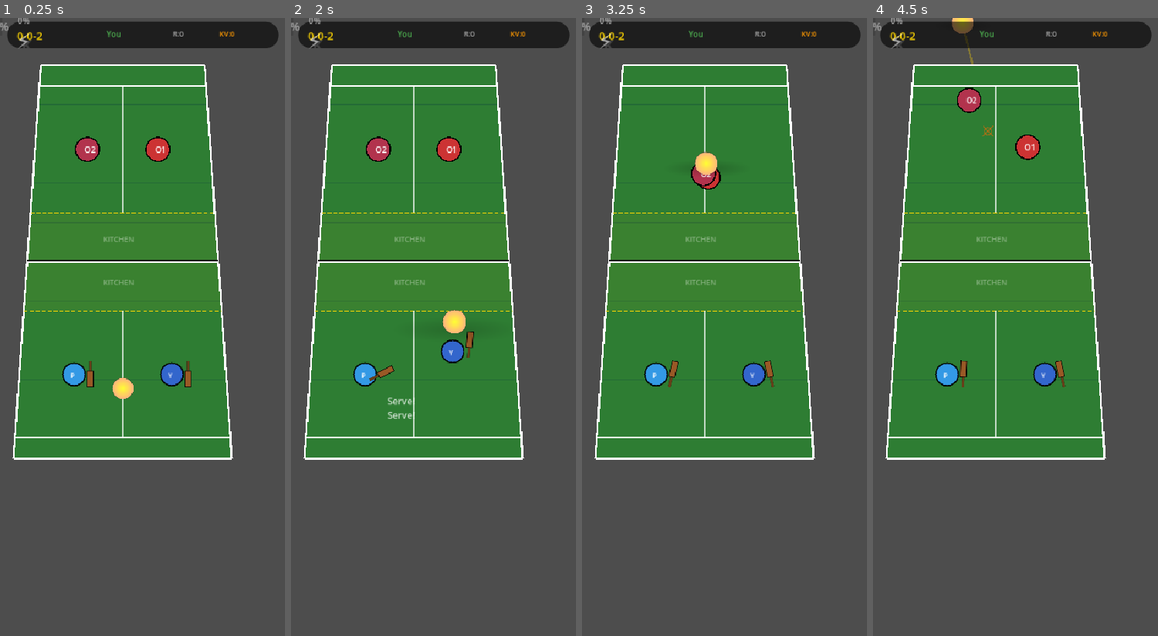
Above: before the commit, frames 1-4 (left to right).
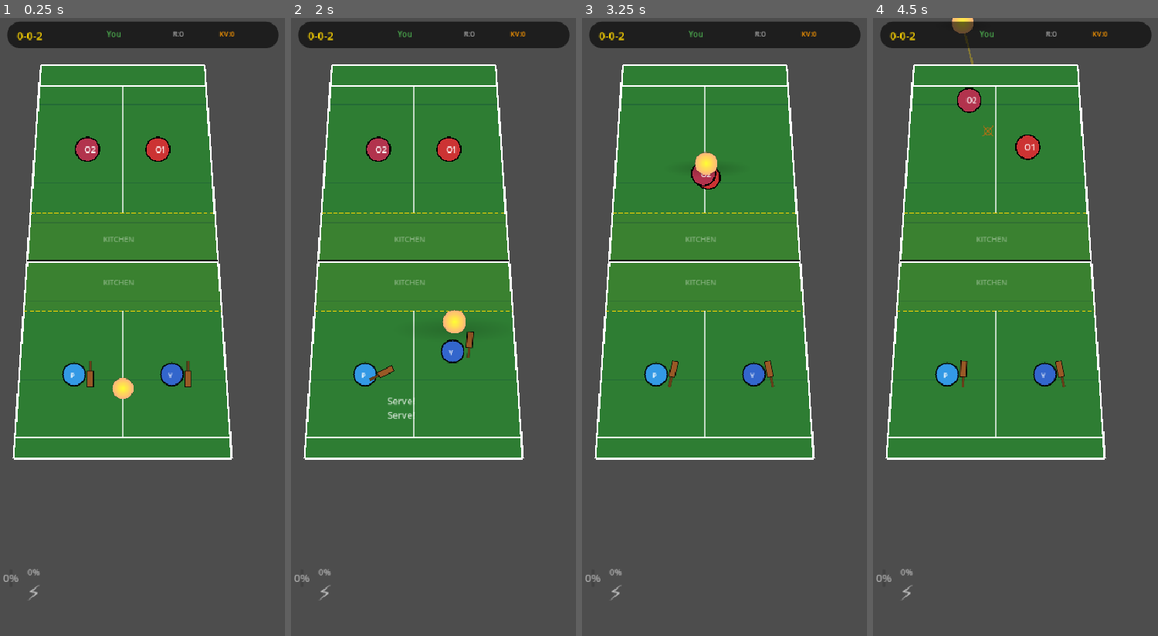
Above: after the commit, the same moments.

Repository: PranavMall/pickle-mvp-mobile
Game: Godot game, scene res://scenes/main/Main.tscn
Two runs of this game, one before a commit and one after it. Both use one fixed random seed, a clock stepped at 60 frames per second and the inputs below.
Inputs (mouse positions are in pixels of both pictures, inside the frame that each line leads up to):
- Up to frame 1 (0.25 s): no input
- Up to frame 2 (2 s): tap Enter at 0.5 s; move the mouse to (496, 296) at 0.52 s; click (496, 296) at 0.67 s; tap Space at 1.25 s; drag from (376, 357) to (322, 129) at 1.27 s
- Up to frame 3 (3.25 s): move the mouse to (753, 191) at 2.02 s; click (753, 191) at 2.17 s; drag from (710, 450) to (624, 320) at 2.77 s
- Up to frame 4 (4.5 s): move the mouse to (1101, 419) at 3.52 s; click (1101, 419) at 3.67 s; drag from (930, 234) to (904, 129) at 4.27 s

The runs differ from the first frame. In frame 1, 0.2% of the frame differs, in the area x 0-15%, y 0-95%; in frame 2, 0.2%; in frame 3, 0.2%; in frame 4, 0.2%.

Commit message:
Day 5 Final updates - 02nd Oct

Diff:
--- a/scenes/main/Main.tscn
+++ b/scenes/main/Main.tscn
@@ -81,9 +81,18 @@
 offset_bottom = 23.0
 
 [node name="KitchenButton" type="Button" parent="UI/HUD"]
-layout_mode = 0
-offset_right = 80.0
-offset_bottom = 80.0
+layout_mode = 1
+anchors_preset = 3
+anchor_left = 1.0
+anchor_top = 1.0
+anchor_right = 1.0
+anchor_bottom = 1.0
+offset_left = 305.0
+offset_top = 792.0
+offset_right = 385.0
+offset_bottom = 872.0
+grow_horizontal = 0
+grow_vertical = 0
 script = ExtResource("5_1rhdn")
 
 [node name="KitchenTimer" type="Label" parent="UI/HUD/KitchenButton"]
@@ -93,9 +102,15 @@
 
 [node name="MasteryButton" type="Button" parent="UI/HUD"]
 custom_minimum_size = Vector2(70, 70)
-layout_mode = 0
-offset_right = 40.0
-offset_bottom = 40.0
+layout_mode = 1
+anchors_preset = 2
+anchor_top = 1.0
+anchor_bottom = 1.0
+offset_left = 15.0
+offset_top = 792.0
+offset_right = 85.0
+offset_bottom = 862.0
+grow_vertical = 0
 script = ExtResource("6_sjxhf")
 
 [node name="FillBar" type="ProgressBar" parent="UI/HUD/MasteryButton"]
